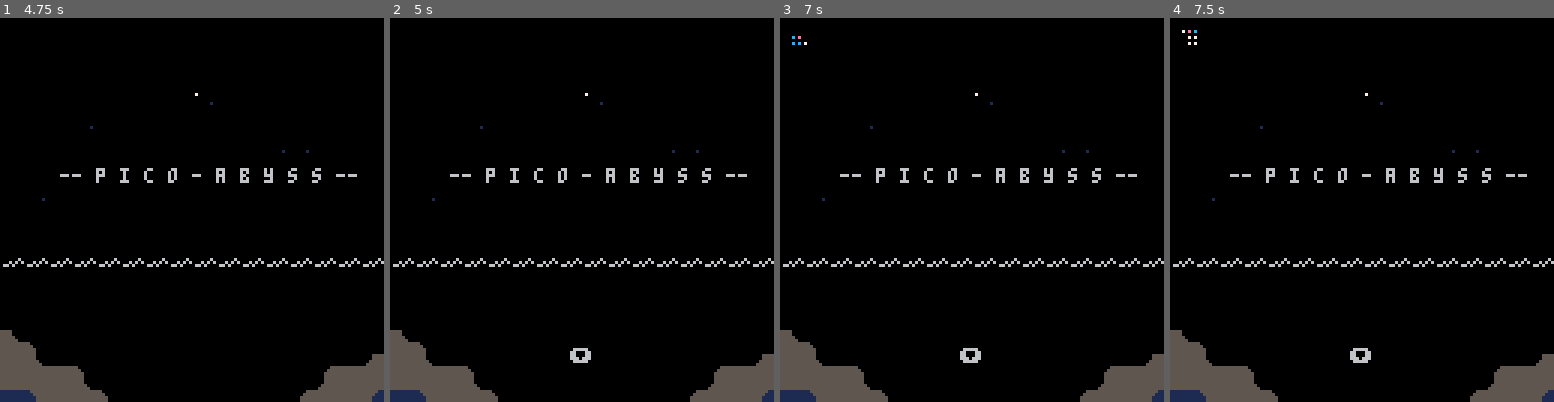
Above: before the commit, frames 1-4 (left to right).
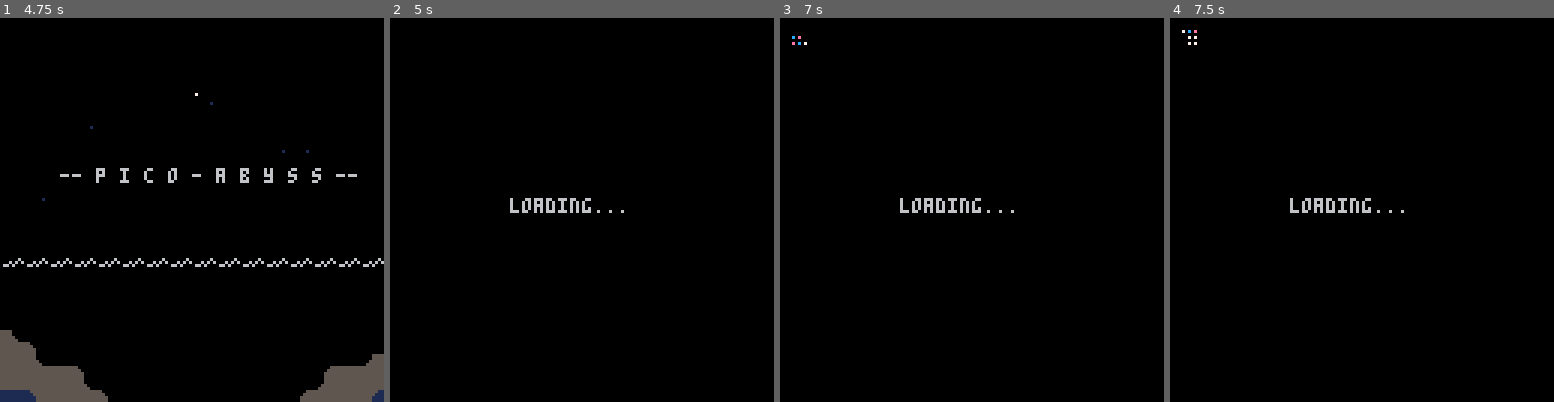
Above: after the commit, the same moments.

Repository: chebastian/picoabyss
Game: PICO-8 cartridge rouge.p8
The game is run twice, just before and just after one commit, with the same random seed, the same clock (stepped at 60 frames per second) and the same inputs.
Inputs:
- Up to frame 1 (4.75 s): tap X (X key) at 0.33, 1.07, 1.85, 2.97, 4.08 s; tap O (Z key) at 0.7, 1.7, 2.1, 2.5, 2.9, 3.3, 3.7, 4.1, 4.5 s; hold Right 1.6-2.1 s; hold Up 2.15-2.42 s; hold Right 2.47-3.03 s; hold Left 3.08-3.58 s; hold Down 3.63-3.97 s; hold Right 4.02-4.68 s; hold Up from 4.73 s (still down)
- Up to frame 2 (5 s): keep holding Up; tap O (Z key) at 4.9 s
- Up to frame 3 (7 s): release Up at 5.03 s; hold Left 5.08-5.68 s; tap X (X key) at 5.2, 6.32 s; tap O (Z key) every 0.4 s from 5.3 to 6.9 s; hold Down 5.73-6.03 s; hold Right 6.08-6.58 s; hold Right from 6.63 s (still down)
- Up to frame 4 (7.5 s): release Right at 7.13 s; hold Up 7.18-7.45 s; tap O (Z key) at 7.3 s; tap X (X key) at 7.43 s

Frame 1 is identical in both runs. In frame 2, 6.6% of the frame differs, in the area x 0-100%, y 19-100%; in frame 3, 6.6%; in frame 4, 6.6%, in the area x 0-100%, y 3-100%.

Commit message:
draw loading while generating level

Diff:
--- a/ent.lua
+++ b/ent.lua
@@ -147,8 +147,15 @@
     -- spr(103,40, 78)
 end
 
+function drw_loading()
+  cls()
+  print("loading...", 40, 60)
+  flip()
+end
+
 function upd_nextlevel()
   if btnp(4) then
+    drw_loading()
     restart()
     pop_upd()
     _drw = drw_game
--- a/game.lua
+++ b/game.lua
@@ -238,7 +238,7 @@
 	if _starting then
 		_plyr.pos.y += .1
 		if _plyr.pos.y > 20 then
-		-- _drw = drw_game
+			drw_loading()
 			restart()
 			pop_upd()
 			_drw = drw_game
